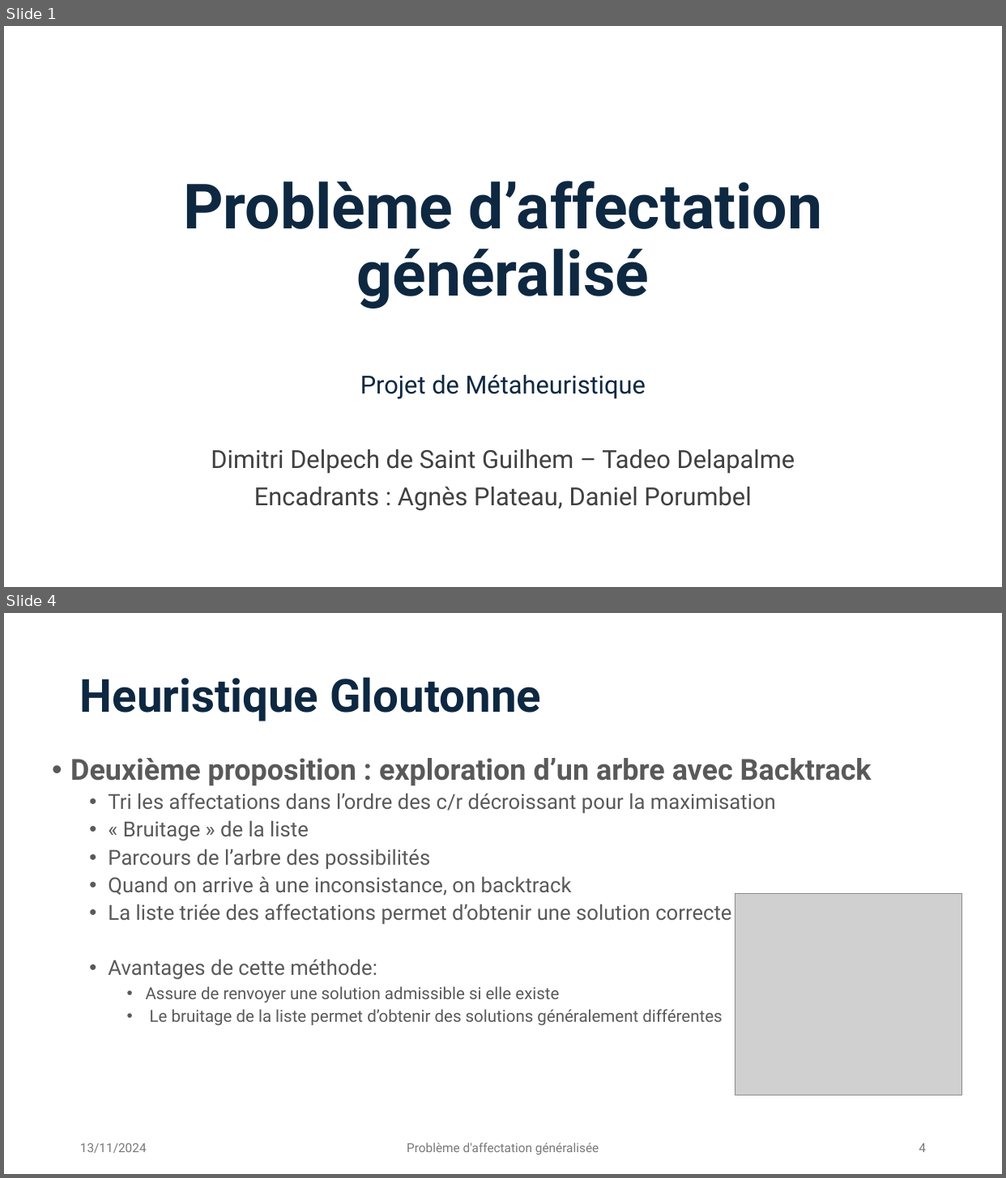
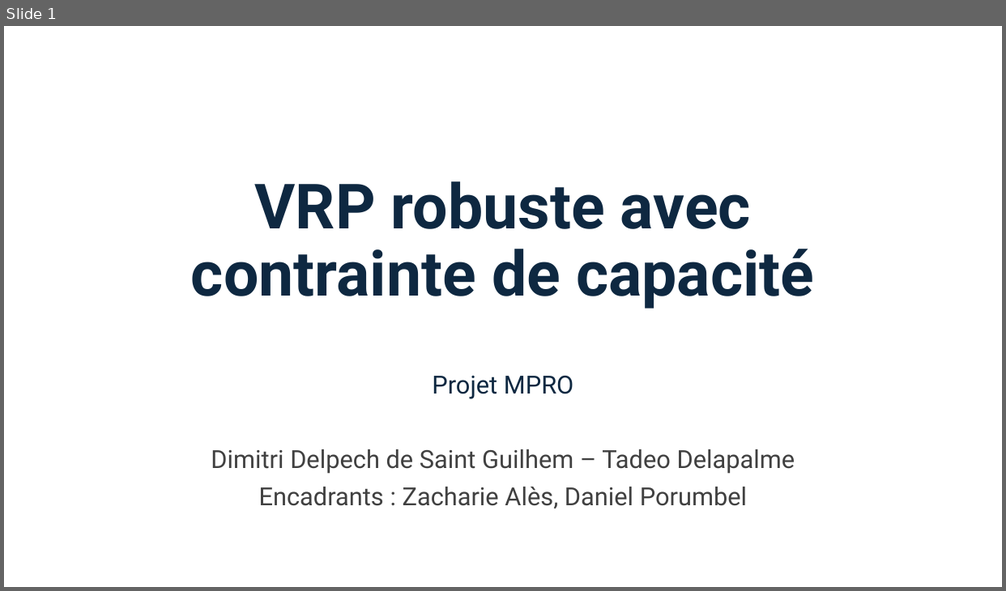
Before and after one commit to Darthkiller2Jr/projet_mpro, a slide deck: Présentation Projet.pptx. Shown one above the other, each under a label of ours: slides 1 and 4 before the commit, slide 1 after it; the slides between them are not shown. The pictures are 1006x1178 and 1006x591 pixels, drawn with LibreOffice and Linux fonts; fonts in the diff are those of the drawing; grey boxes stand for pictures. Boxes give left, top, right and bottom in pixels: in the first picture for what was removed or moved away, otherwise in the second. Text is boxed around its words. In the diff, an @@ line names an element or a change of style, - is before the commit and + after.

```diff
--- a/Présentation Projet.pptx
+++ b/Présentation Projet.pptx
@@ slide 4 removed at (4,613,1002,1174), background #FFFFFF @@
@@ title removed at (80,677,542,722) @@
-Heuristique Gloutonne
@@ text removed at (70,758,872,1026) @@
-• Deuxième proposition : exploration d’un arbre avec Backtrack
-  • Tri les affectations dans l’ordre des c/r décroissant pour la maximisation
-  • « Bruitage » de la liste
-  • Parcours de l’arbre des possibilités
-  • Quand on arrive à une inconsistance, on backtrack
-  • La liste triée des affectations permet d’obtenir une solution correcte
-  • Avantages de cette méthode:
-    • Assure de renvoyer une solution admissible si elle existe
-    • Le bruitage de la liste permet d’obtenir des solutions généralement différentes
@@ picture removed at (735,894,961,1095) @@
@@ text removed at (80,1144,147,1153) @@
-13/11/2024
@@ text removed at (407,1143,599,1155) @@
-Problème d'affectation généralisée
@@ page number removed at (918,1144,926,1152) @@
-4
@@ slide 1 changed as well @@
@@ title at (191,182,814,309): text changed @@
-Problème d’affectation généralisé
+VRP robuste avec contrainte de capacité
@@ subtitle at (432,375,573,399): text changed @@
-Projet de Métaheuristique
+Projet MPRO
@@ subtitle at (259,487,747,509): text changed @@
-Encadrants : Agnès Plateau, Daniel Porumbel
+Encadrants : Zacharie Alès, Daniel Porumbel
```
Also in this commit, not shown: 3 slides added, 11 other slides removed, 2 other files.
